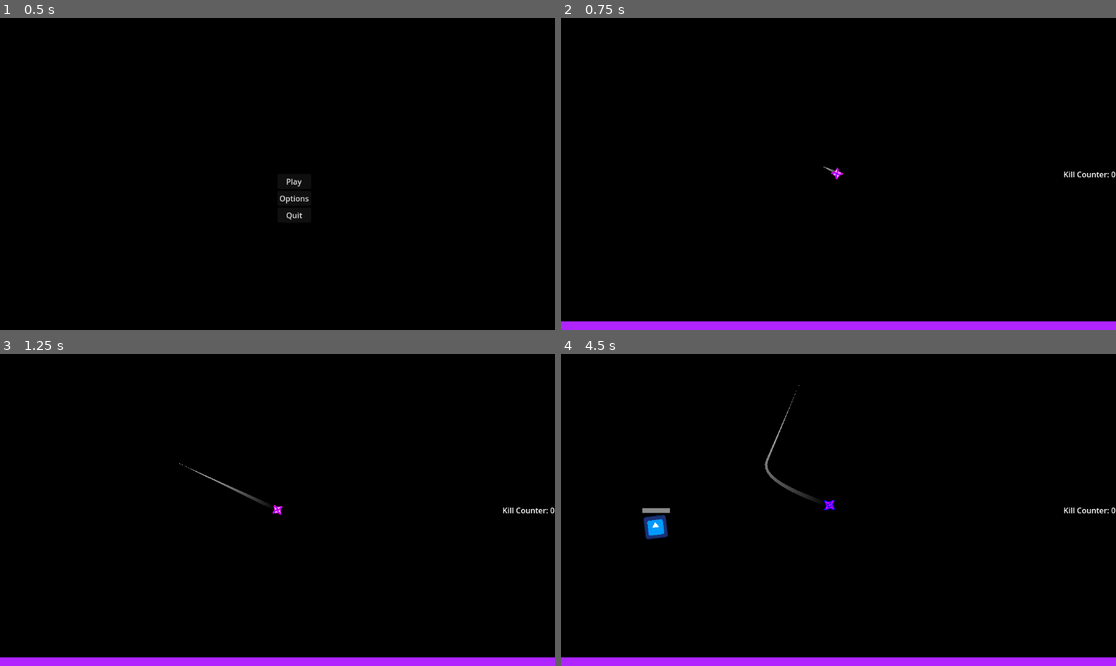
Above: before the commit, frames 1-4 (two rows, left to right).
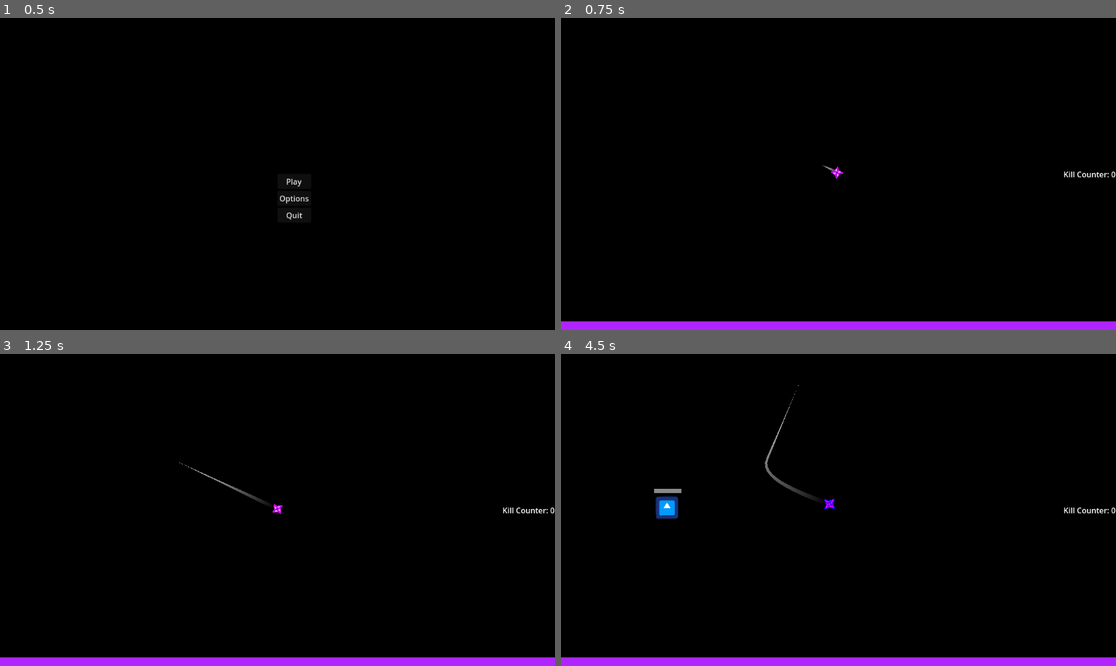
Above: after the commit, the same moments.

Repository: HazarBakir/void_blade
Game: Godot game, scene res://Scenes/main_menu.tscn
The game is run twice, just before and just after one commit, with the same random seed, the same clock (stepped at 60 frames per second) and the same inputs. The engine's default icon, where the game draws it, is replaced by a stand-in: a white triangle on a blue panel in a dark square.
Inputs (mouse positions are in pixels of both pictures, inside the frame that each line leads up to):
- Up to frame 1 (0.5 s): no input
- Up to frame 2 (0.75 s): click "Play" at 0.5 s
- Up to frame 3 (1.25 s): no input
- Up to frame 4 (4.5 s): move the mouse to (960, 494) at 1.27 s; press the mouse at (960, 494) at 1.28 s; move the mouse to (727, 525) at 2.02 s; release the mouse at (727, 525) at 2.03 s; click (727, 525) at 2.1 s; move the mouse to (894, 441) at 2.77 s; press the mouse at (894, 441) at 2.78 s; move the mouse to (810, 572) at 3.52 s; release the mouse at (810, 572) at 3.53 s; click (810, 572) at 3.6 s; move the mouse to (1005, 556) at 4.27 s; press the mouse at (1005, 556) at 4.28 s

Frame 1 is identical in both runs. In frame 2, less than 0.1% of the frame differs, in the area x 47-51%, y 47-52%; in frame 3, 0.1%; in frame 4, 0.9%, in the area x 14-50%, y 10-60%.

Commit message:
daily fixes

Diff:
--- a/Scripts/Enemy/enemy_spawner.gd
+++ b/Scripts/Enemy/enemy_spawner.gd
@@ -8,7 +8,7 @@
 const MIN_SPAWN_TIME: float = 2.0
 const MAX_SPAWN_TIME: float = 5.0
 
-const SPAWN_RADIUS: float = 700.0
+const SPAWN_RADIUS: float = 600.0
 const MIN_SPAWN_DISTANCE: float = 300.0
 
 const MAX_ENEMIES: int = 5
--- a/Scripts/Player/player_movement.gd
+++ b/Scripts/Player/player_movement.gd
@@ -3,7 +3,6 @@
 @onready var hitbox_component: HitboxComponent = $HitboxComponent
 @onready var camera: Camera2D = $Camera2D
 @onready var sprite: AnimatedSprite2D = $Sprite2D
-@onready var marker_2d: Marker2D = $Marker2D
 var kill_count: int = 0
 var is_attacking: bool
 var speed: float = 1000.0
--- a/Scripts/enemy/bullet.gd
+++ b/Scripts/enemy/bullet.gd
@@ -23,7 +23,7 @@
 
 func setup_follow_timer() -> void:
 	var follow_timer = Timer.new()
-	follow_timer.wait_time = 1.0
+	follow_timer.wait_time = 0.3
 	follow_timer.one_shot = true
 	follow_timer.timeout.connect(_stop_following)
 	add_child(follow_timer)
--- a/scenes/player.tscn
+++ b/scenes/player.tscn
@@ -9,7 +9,7 @@
 [ext_resource type="PackedScene" uid="uid://44magkyc6d5o" path="res://Scenes/healthbar.tscn" id="8_8erm5"]
 
 [sub_resource type="CircleShape2D" id="CircleShape2D_3smsa"]
-radius = 4.21053
+radius = 6.31579
 
 [sub_resource type="CircleShape2D" id="CircleShape2D_qhqgy"]
 radius = 3.68421
@@ -107,7 +107,6 @@
 health_component = NodePath("../HealthComponent")
 
 [node name="CollisionPolygon2D" type="CollisionShape2D" parent="HitboxComponent"]
-position = Vector2(-1.05263, 0)
 shape = SubResource("CircleShape2D_3smsa")
 
 [node name="CollisionShape2D" type="CollisionShape2D" parent="."]
@@ -123,8 +122,7 @@
 script = ExtResource("2_x3wgy")
 
 [node name="Sprite2D" type="AnimatedSprite2D" parent="."]
-position = Vector2(0, 2.5411e-21)
-rotation = 6.28319
+position = Vector2(0, -1.05263)
 scale = Vector2(0.85, 0.85)
 sprite_frames = SubResource("SpriteFrames_ukyrk")
 animation = &"new_animation"
@@ -145,8 +143,6 @@
 round_precision = 15
 script = ExtResource("4_dqkch")
 
-[node name="Marker2D" type="Marker2D" parent="."]
-
 [node name="CanvasLayer" type="CanvasLayer" parent="."]
 
 [node name="Health" parent="CanvasLayer" node_paths=PackedStringArray("health_component") instance=ExtResource("8_8erm5")]
